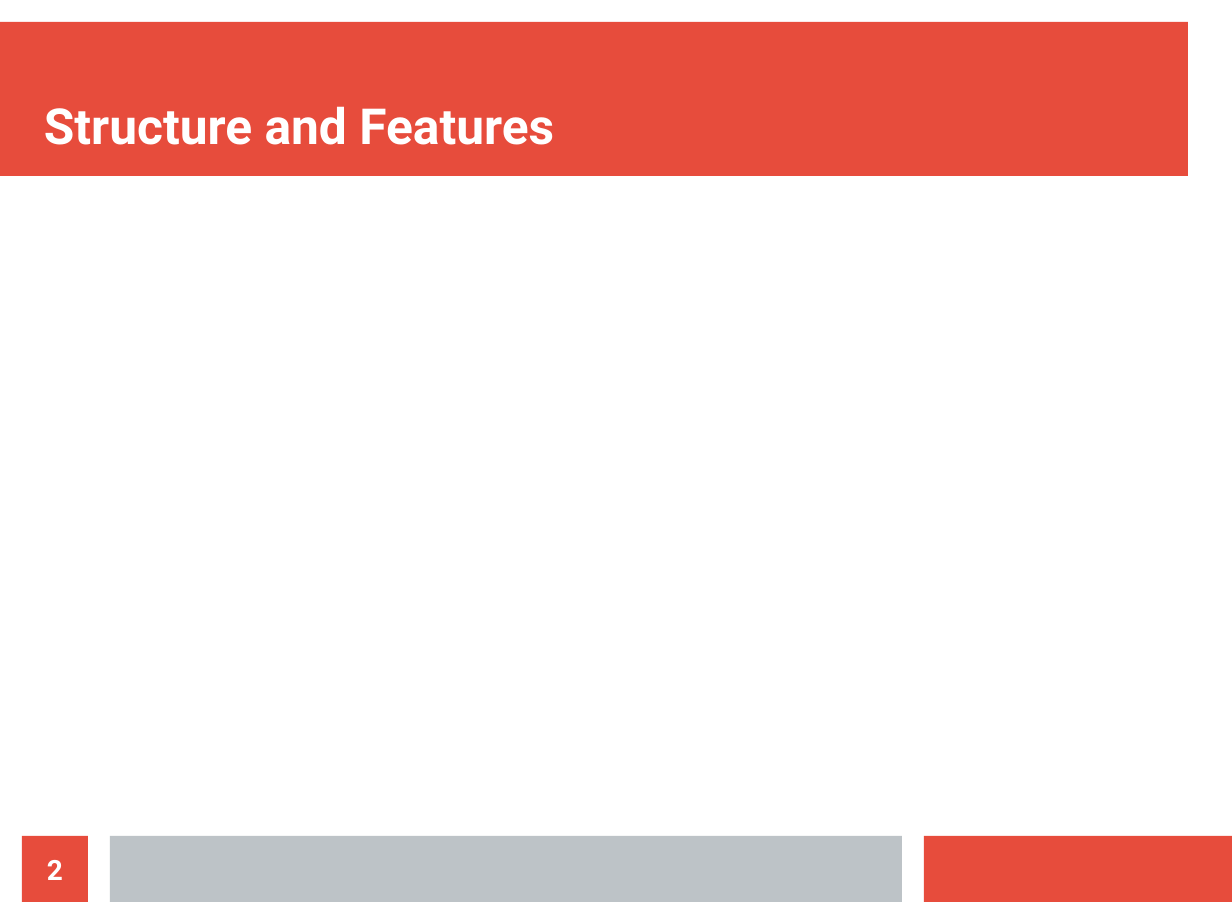
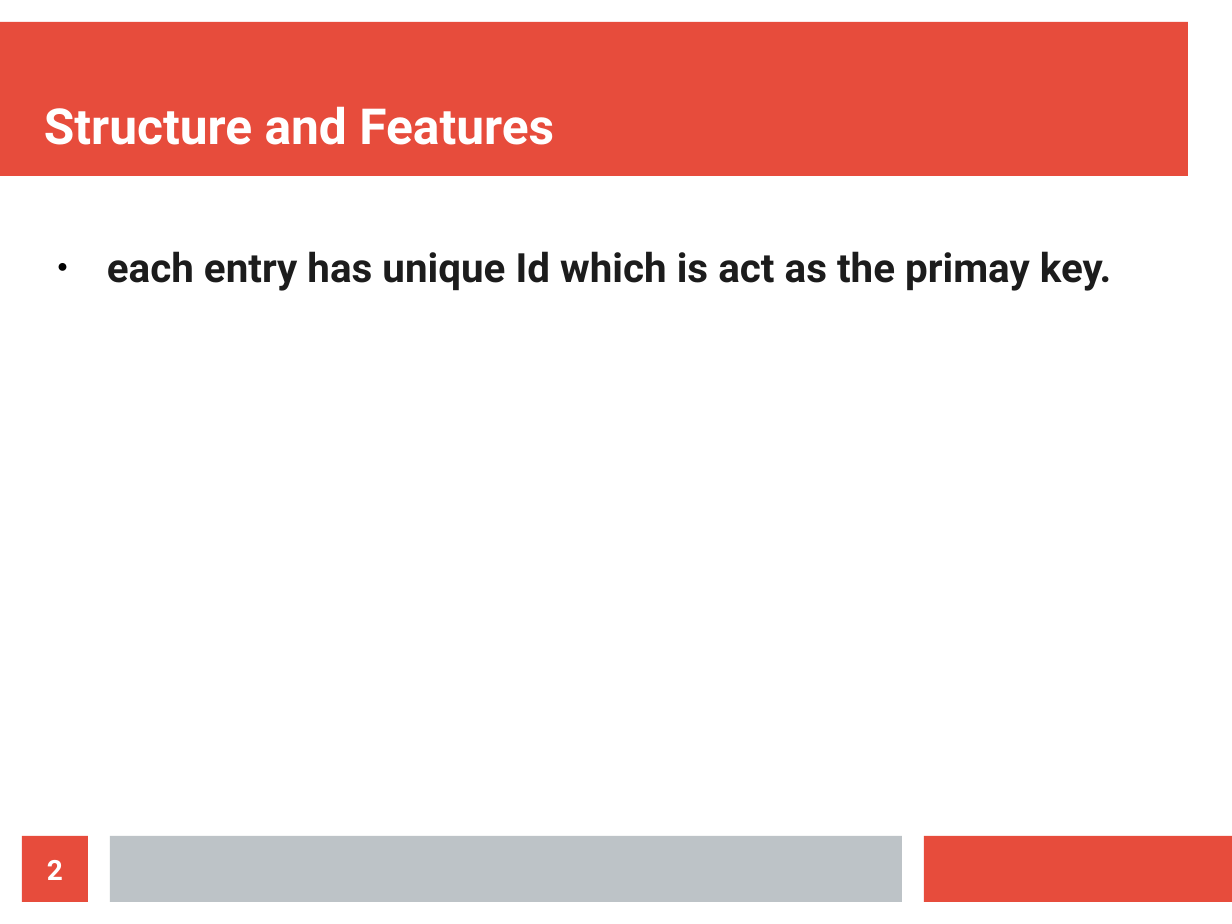
Before and after one commit to oakkar8/CS4350Database, a slide deck: slide 2 of MongoDB.odp. Drawn at 1232x924 pixels with LibreOffice and Linux fonts; fonts in the diff are those of the drawing. Boxes give left, top, right and bottom in pixels: in the first picture for what was removed or moved away, otherwise in the second. Text is boxed around its words. In the diff, an @@ line names an element or a change of style, - is before the commit and + after.

```diff
--- a/MongoDB.odp
+++ b/MongoDB.odp
@@ text added at (107, 251, 1111, 291), 26 pt, text #1C1C1C, bold @@
+● each entry has unique Id which is act as the primay key.
```
Also in this commit, not shown: 1 other slide changed, 1 slide added.
